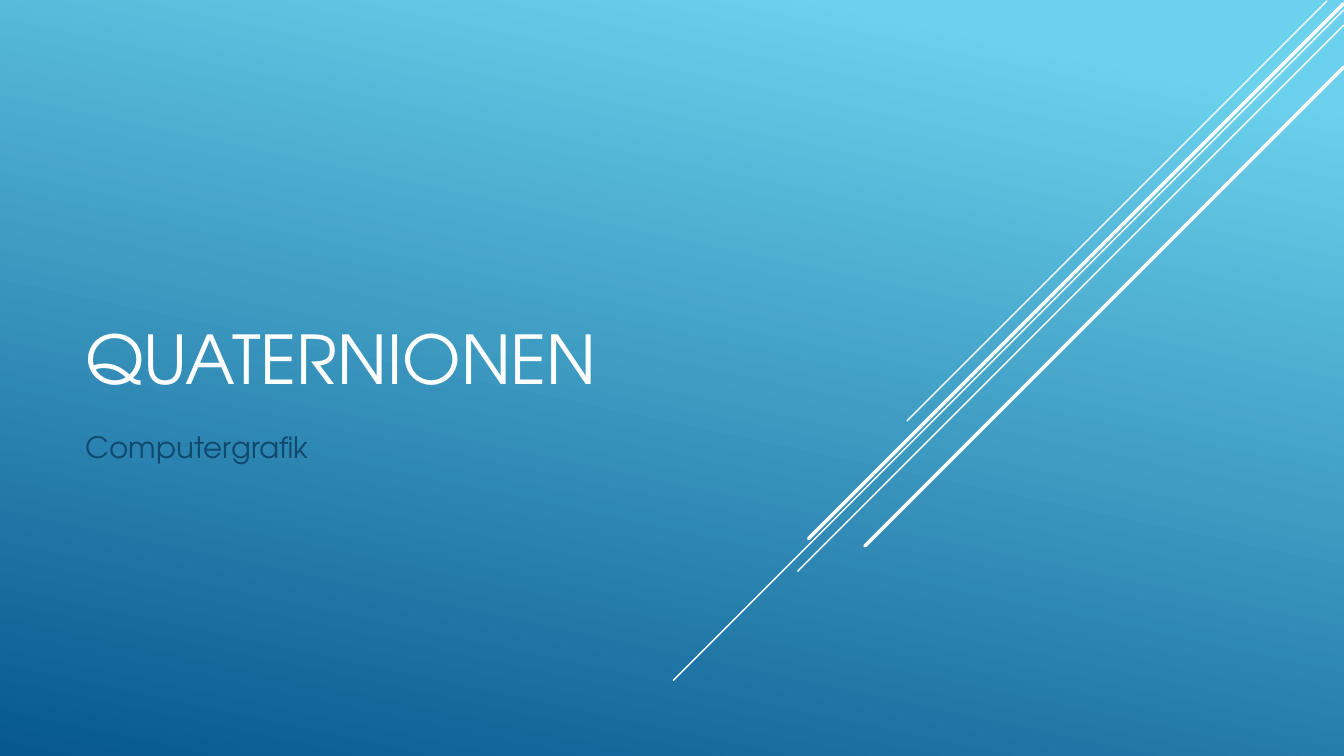
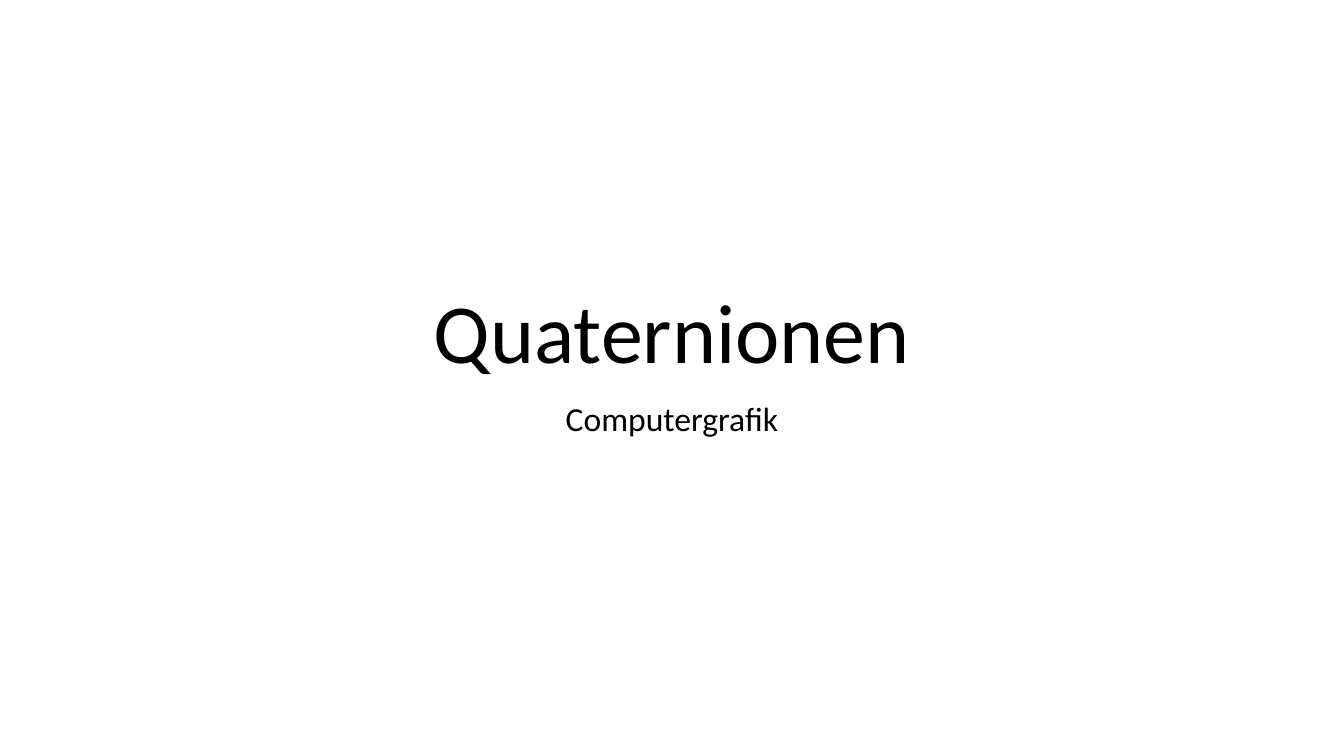
Before and after one commit to codinghardadmin/Quaternionen_DHBW, a slide deck: slide 1 of Quaternionen Präsentation.pptx. Drawn at 1344x756 pixels with LibreOffice and Linux fonts; fonts in the diff are those of the drawing. Boxes give left, top, right and bottom in pixels: in the first picture for what was removed or moved away, otherwise in the second. Text is boxed around its words. In the diff, an @@ line names an element or a change of style, - is before the commit and + after.

```diff
--- a/Quaternionen Präsentation.pptx
+++ b/Quaternionen Präsentation.pptx
@@ background gradient #6ED2EB to #06588E to #FFFFFF @@
@@ line removed from (1344, 10) to (674, 681) @@
@@ line removed from (1344, 25) to (798, 572) @@
@@ line removed from (1344, 4) to (809, 538) @@
@@ line removed from (1327, 1) to (907, 421) @@
@@ line removed from (1344, 68) to (865, 546) @@
@@ title at (434, 305, 910, 374): text changed; size 48 to 60 pt; font TeX Gyre Adventor to Calibri; text colour #FFFFFF to #000000 @@
-QUATERNIONEN
+Quaternionen
@@ subtitle "Computergrafik": place and size @@
-subtitle "Computergrafik" at (86, 436, 309, 464)
+subtitle "Computergrafik" at (566, 407, 778, 437)
@@ subtitle "Computergrafik" at (566, 407, 778, 437): size 21 to 24 pt, font TeX Gyre Adventor to Calibri, text colour #0F496F to #000000; alignment left to centre; line spacing 1 to 0.9 @@
```
Also in this commit, not shown: 6 other slides changed, 8 slides added.
